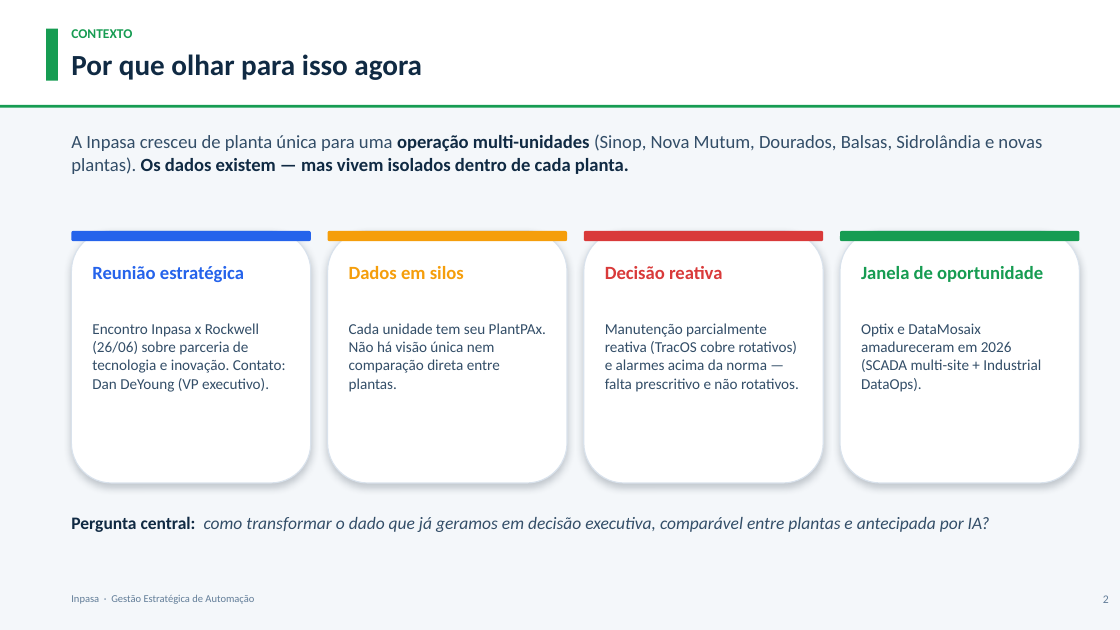
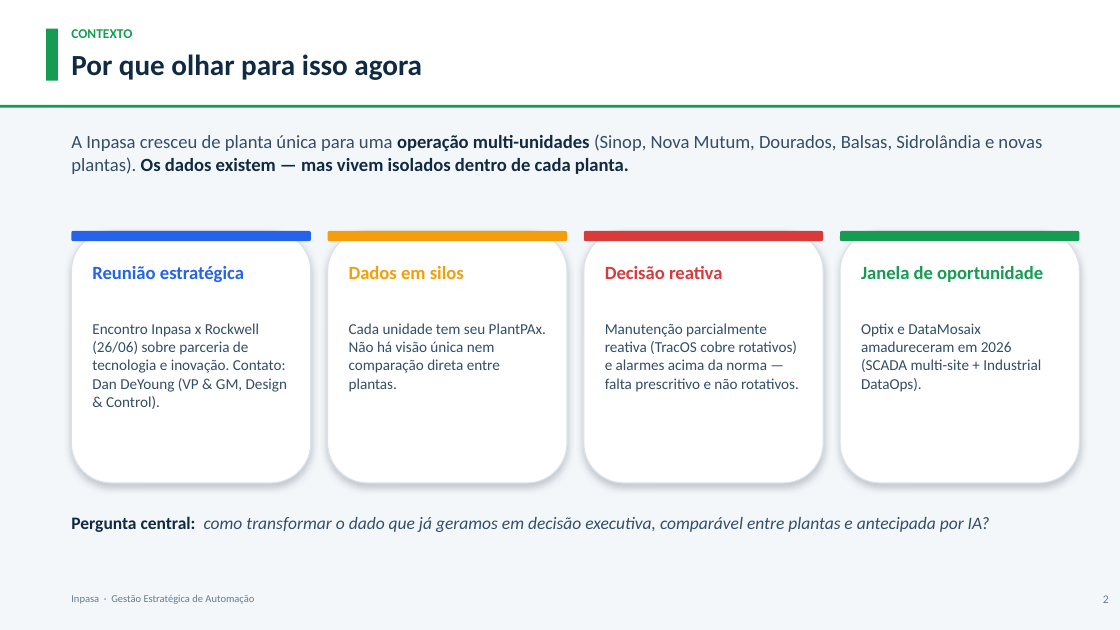
Before and after one commit to ItielGoncalves/ICG2025, a slide deck: slide 2 of 2026.06.28 - MULTI - DataOps na Prática IA a Serviço da Alta Gestão v02.pptx. Drawn at 1120x630 pixels with LibreOffice and Linux fonts; fonts in the diff are those of the drawing. Boxes give left, top, right and bottom in pixels: in the first picture for what was removed or moved away, otherwise in the second. Text is boxed around its words. In the diff, an @@ line names an element or a change of style, - is before the commit and + after.

```diff
--- a/2026.06.28 - MULTI - DataOps na Prática IA a Serviço da Alta Gestão v02.pptx
+++ b/2026.06.28 - MULTI - DataOps na Prática IA a Serviço da Alta Gestão v02.pptx
@@ text at <box>92,323,287,409</box>: text changed @@
-Encontro Inpasa x Rockwell (26/06) sobre parceria de tecnologia e inovação. Contato: Dan DeYoung (VP executivo).
+Encontro Inpasa x Rockwell (26/06) sobre parceria de tecnologia e inovação. Contato: Dan DeYoung (VP & GM, Design & Control).
```
Also in this commit, not shown: 13 other slides changed, 3 slides added, 9 other files.
